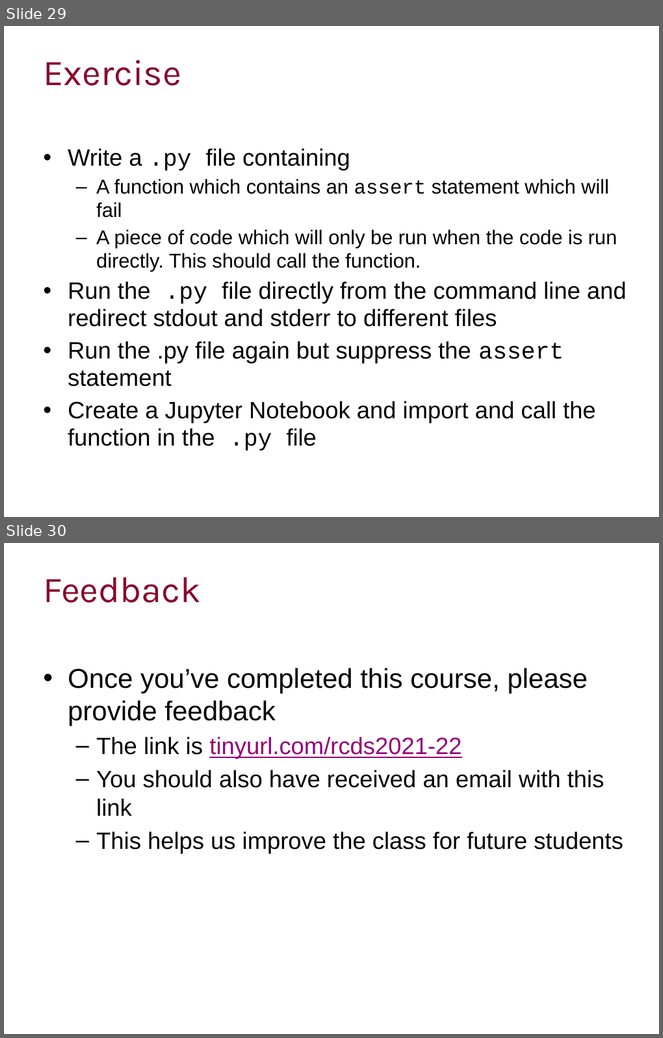
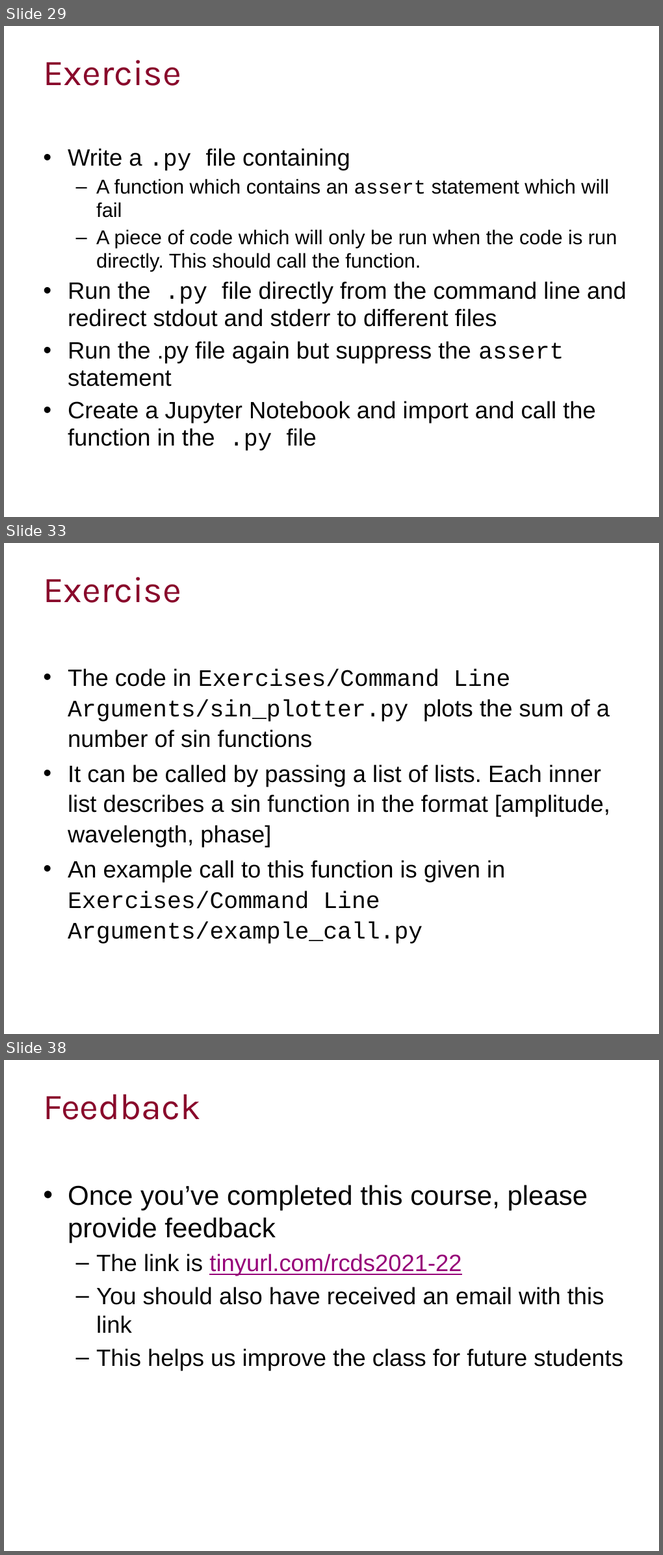
Before and after one commit to ImperialCollegeLondon/RCDS-managing-and-running-python-effectively, a slide deck: Managing and Running Python Effectively.pptx. Shown one above the other, each under a label of ours: slides 29 and 30 before the commit, slides 29, 33 and 38 after it; the slides between them are not shown. The pictures are 663x1038 and 663x1555 pixels, drawn with LibreOffice and Linux fonts; fonts in the diff are those of the drawing; background and template pictures are left out. Boxes give left, top, right and bottom in pixels: in the first picture for what was removed or moved away, otherwise in the second. Text is boxed around its words. In the diff, an @@ line names an element or a change of style, - is before the commit and + after.

Commit message:
Command line exercises

```diff
--- a/Managing and Running Python Effectively.pptx
+++ b/Managing and Running Python Effectively.pptx
@@ slide 33 added at (4, 543, 659, 1034), background #FFFFFF @@
@@ title added at (43, 577, 181, 603), 40 pt, text #89092B @@
+Exercise
@@ text added at (68, 668, 610, 944), 26 pt, text #000000 @@
+• The code in Exercises/Command Line Arguments/sin_plotter.py plots the sum of a number of sin functions
+• It can be called by passing a list of lists. Each inner list describes a sin function in the format [amplitude, wavelength, phase]
+• An example call to this function is given in Exercises/Command Line Arguments/example_call.py
@@ what was slide 30 is now slide 38 @@
```
Also in this commit, not shown: 7 slides changed, 7 other slides added, 5 other files.
